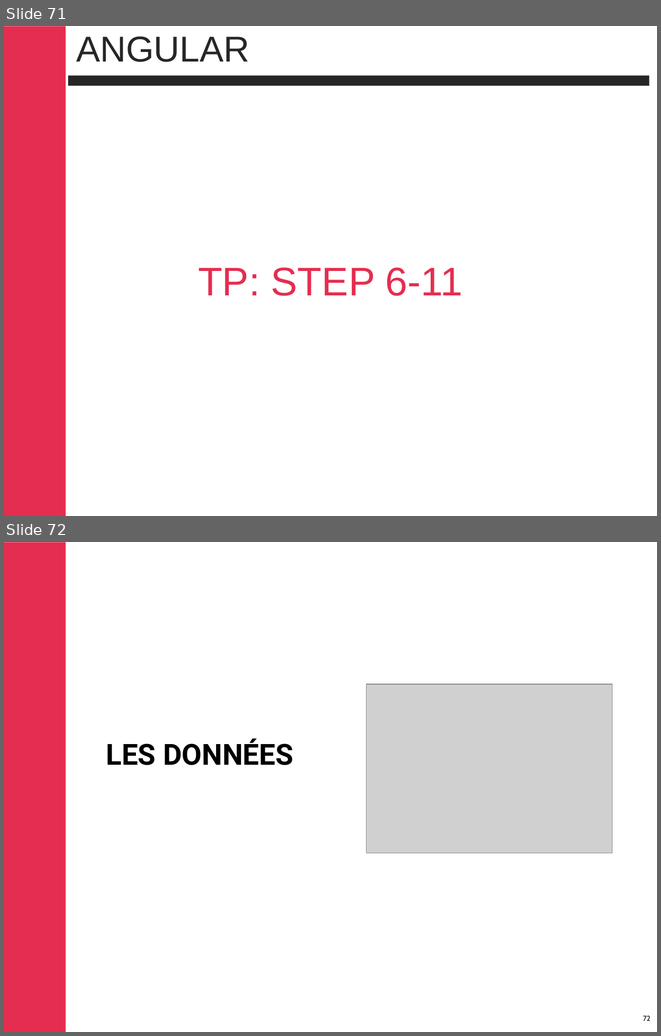
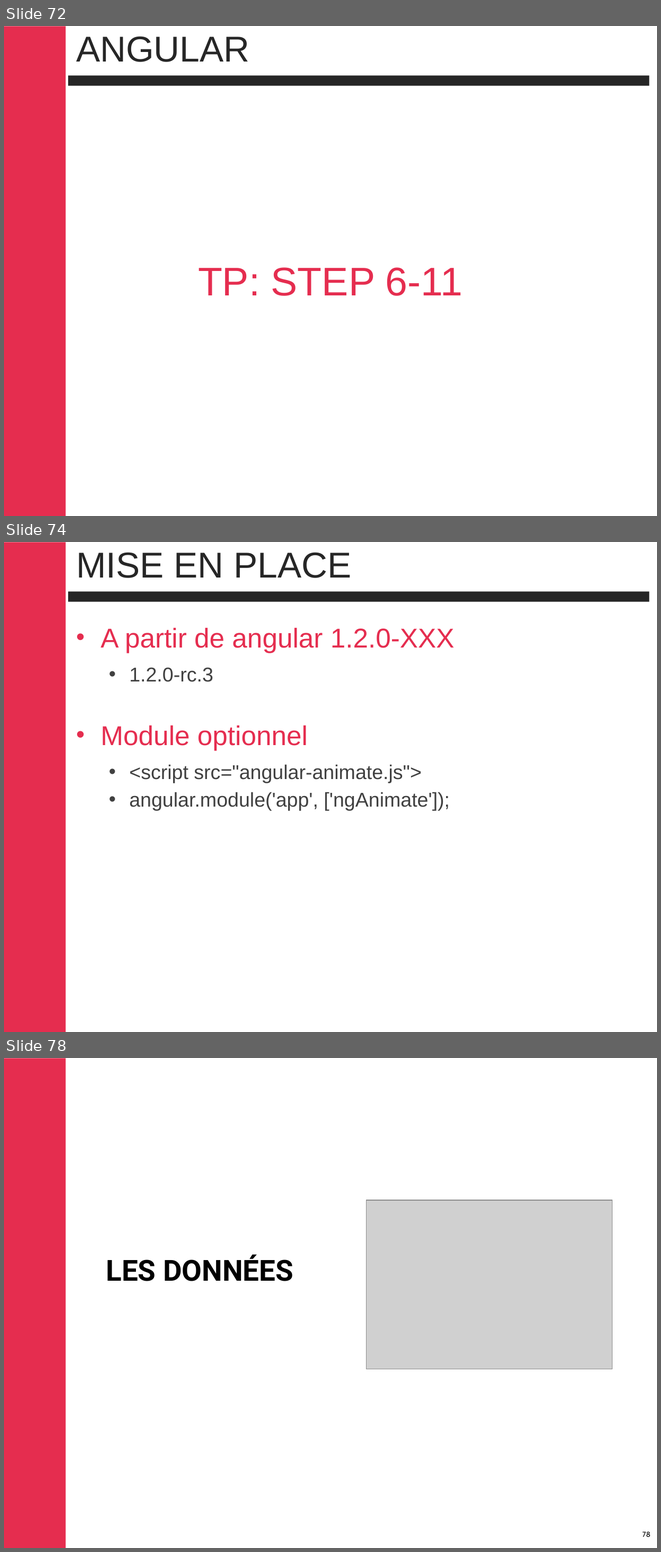
Before and after one commit to cbalit/handson-angular, a slide deck: Angular.pptx. Shown one above the other, each under a label of ours: slides 71 and 72 before the commit, slides 72, 74 and 78 after it; the slides between them are not shown. The pictures are 661x1036 and 661x1552 pixels, drawn with LibreOffice and Linux fonts; fonts in the diff are those of the drawing; grey boxes stand for pictures; background and template pictures are left out. Boxes give left, top, right and bottom in pixels: in the first picture for what was removed or moved away, otherwise in the second. Text is boxed around its words. In the diff, an @@ line names an element or a change of style, - is before the commit and + after.

```diff
--- a/Angular.pptx
+++ b/Angular.pptx
@@ slide 74 added at bbox=[4, 542, 657, 1032], background #FFFFFF; not listed: 2 template elements that a slide beside it also shows @@
@@ title added at bbox=[76, 552, 351, 578], 39.6 pt, text #262626 @@
+MISE EN PLACE
@@ text added at bbox=[100, 628, 454, 811], 22 pt, text #404040 @@
+• A partir de angular 1.2.0-XXX
+  • 1.2.0-rc.3
+• Module optionnel
+  • <script src="angular-animate.js">
+  • angular.module('app', ['ngAnimate']);
@@ what was slide 71 is now slide 72 @@
@@ what was slide 72 is now slide 78 @@
@@ page number at bbox=[642, 1531, 650, 1537]: text changed @@
-72
+78
```
Also in this commit, not shown: 5 other slides added, 1 other file.
